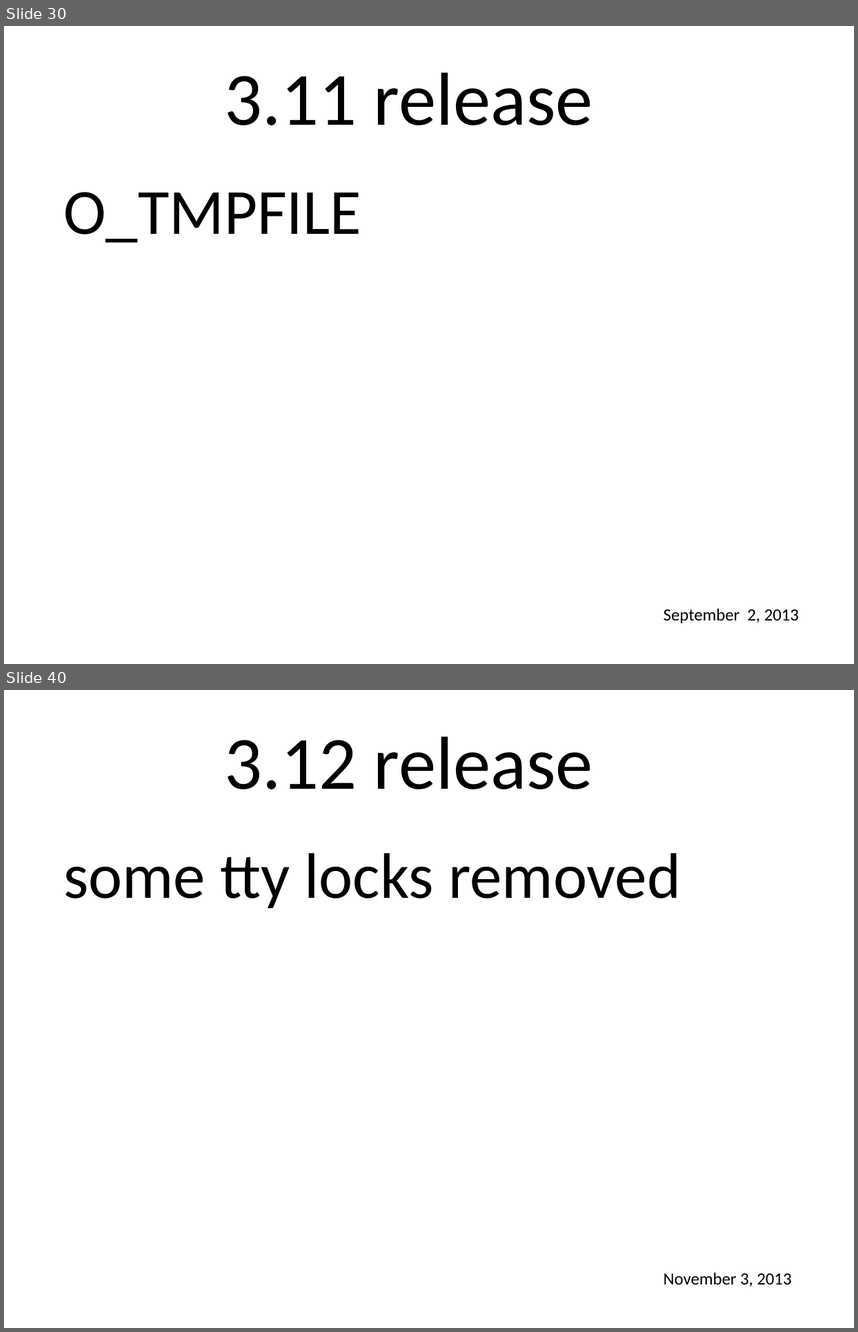
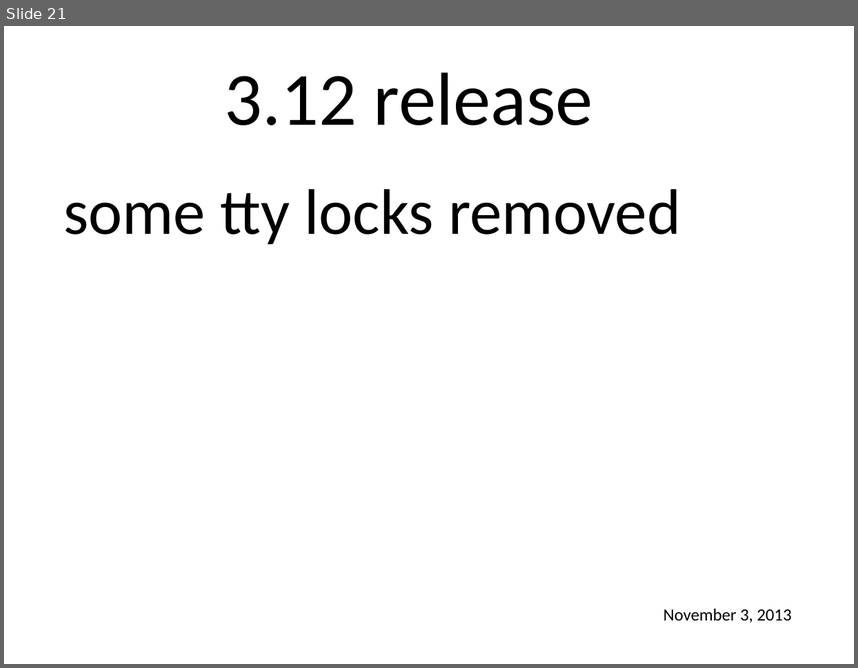
Before and after one commit to gregkh/presentation-community, a slide deck: community.odp. Shown one above the other, each under a label of ours: slides 30 and 40 before the commit, slide 21 after it; the slides between them are not shown. The pictures are 858x1332 and 858x668 pixels, drawn with LibreOffice and Linux fonts; fonts in the diff are those of the drawing; background and template pictures are left out. Boxes give left, top, right and bottom in pixels: in the first picture for what was removed or moved away, otherwise in the second. Text is boxed around its words. In the diff, an @@ line names an element or a change of style, - is before the commit and + after.

```diff
--- a/community.odp
+++ b/community.odp
@@ slide 30 removed at [4,26,854,664], background picture (left out) @@
@@ text removed at [224,72,593,125] @@
-3.11 release
@@ text removed at [63,192,361,243] @@
-O_TMPFILE
@@ text removed at [664,608,799,623] @@
-September 2, 2013
@@ what was slide 40 is now slide 21 @@
```
Also in this commit, not shown: 1 slide changed, 3 slides added, 23 other slides removed, 2 other files.
